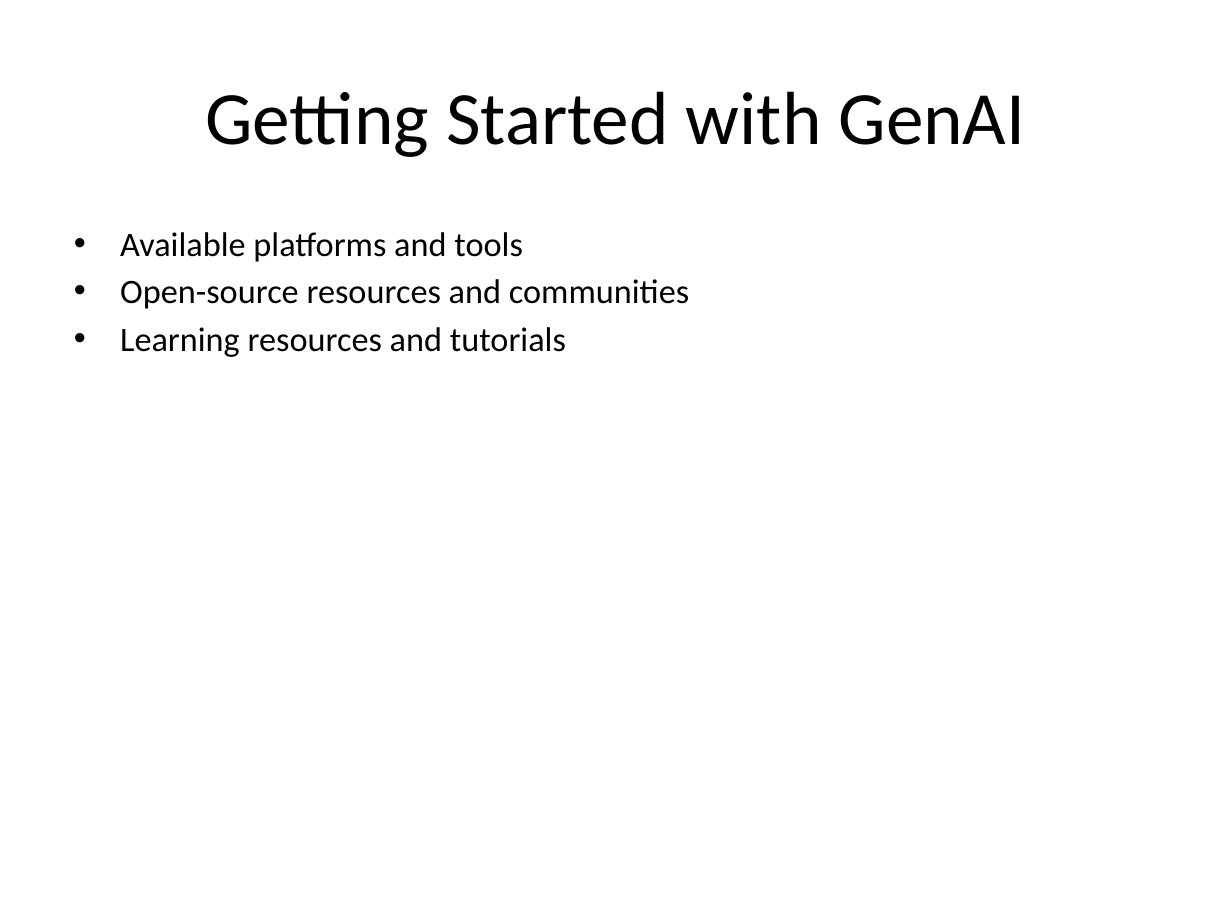
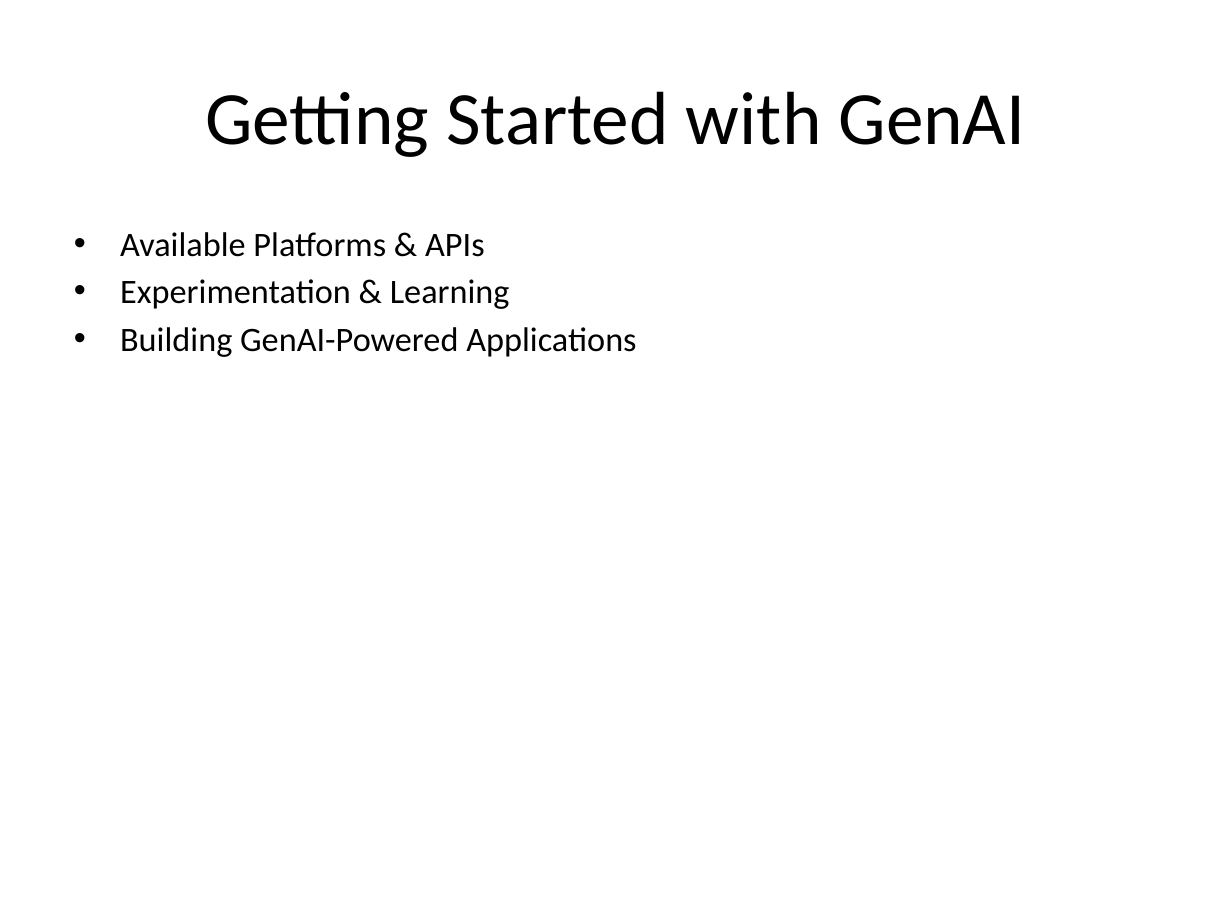
Before and after one commit to AkashAk2/fabric, a slide deck: slide 9 of services/agno_service/output.pptx (slide 11 before the commit). Drawn at 1232x924 pixels with LibreOffice and Linux fonts; fonts in the diff are those of the drawing. Boxes give left, top, right and bottom in pixels: in the first picture for what was removed or moved away, otherwise in the second. Text is boxed around its words. In the diff, an @@ line names an element or a change of style, - is before the commit and + after.

```diff
--- a/services/agno_service/output.pptx
+++ b/services/agno_service/output.pptx
@@ text at (x1=120, y1=232, x2=636, y2=357): text changed @@
-• Available platforms and tools
-• Open-source resources and communities
-• Learning resources and tutorials
+• Available Platforms & APIs
+• Experimentation & Learning
+• Building GenAI-Powered Applications
```
Also in this commit, not shown: 5 other slides changed, 4 slides added, 7 slides removed, 3 other files.
